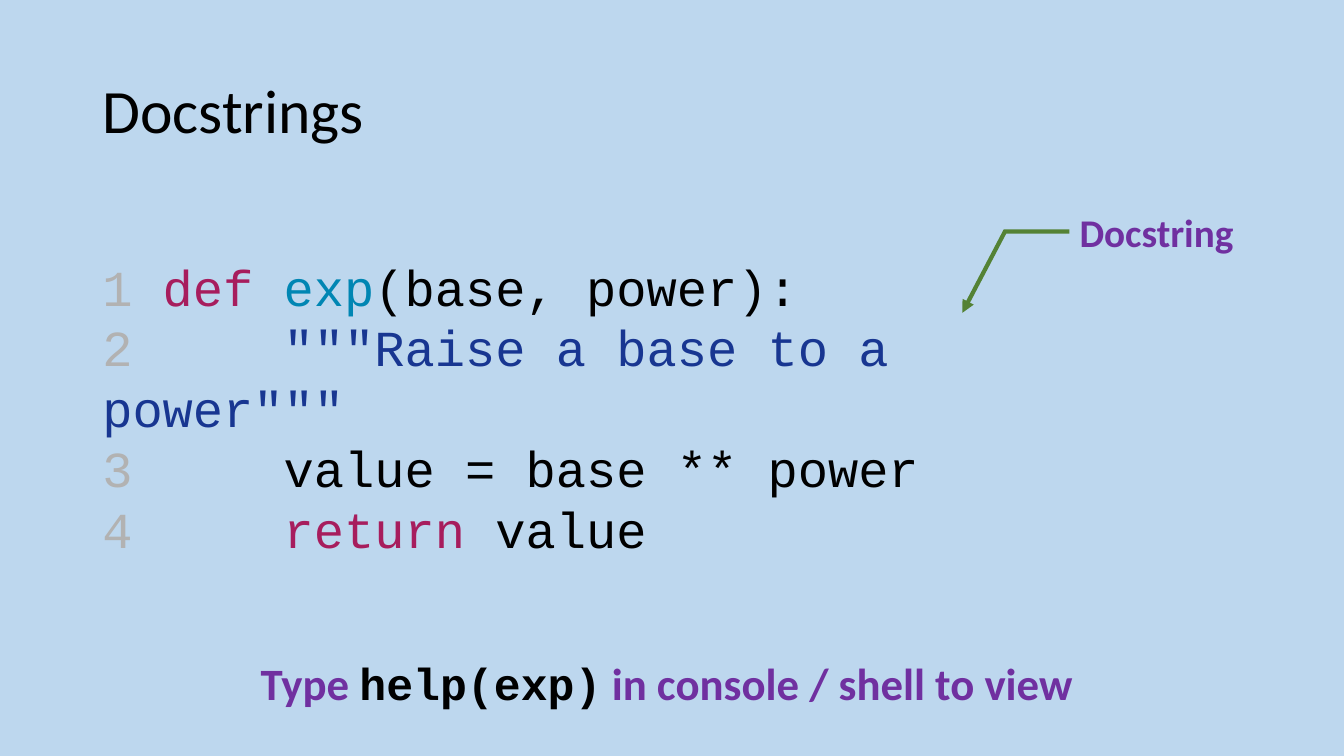
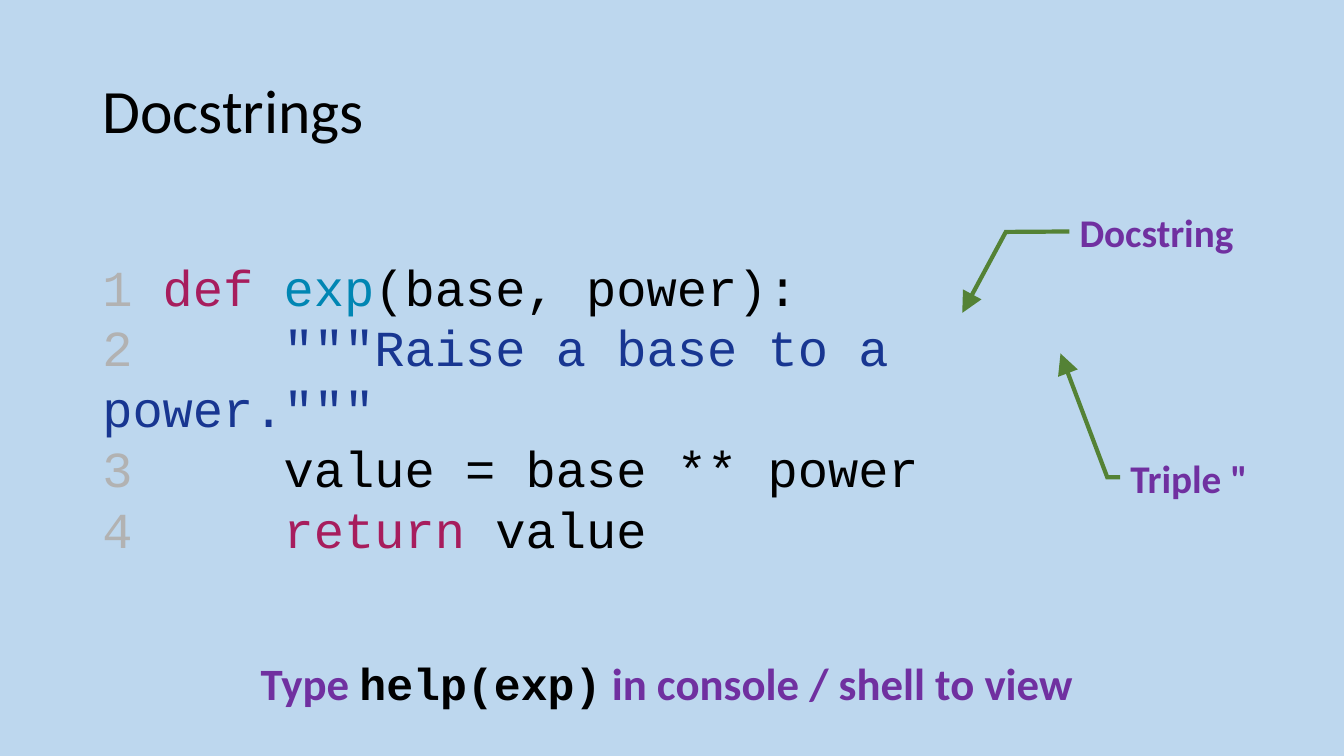
Before and after one commit to MrFriendCS/MrFriendCS.github.io, a slide deck: slide 24 of h-cs/sdd/H CS SDD Slides.pptx. Drawn at 1344x756 pixels with LibreOffice and Linux fonts; fonts in the diff are those of the drawing. Boxes give left, top, right and bottom in pixels: in the first picture for what was removed or moved away, otherwise in the second. Text is boxed around its words. In the diff, an @@ line names an element or a change of style, - is before the commit and + after.

```diff
--- a/h-cs/sdd/H CS SDD Slides.pptx
+++ b/h-cs/sdd/H CS SDD Slides.pptx
@@ text at [102,330,888,438]: text changed @@
-2 """Raise a base to a power"""
+2 """Raise a base to a power."""
@@ callout added at [1120,450,1261,505], outline #548235 3 pt, 28 pt, text #7030A0, bold @@
+Triple "
```
Also in this commit, not shown: 3 other slides changed, 3 slides added, 18 other files.
